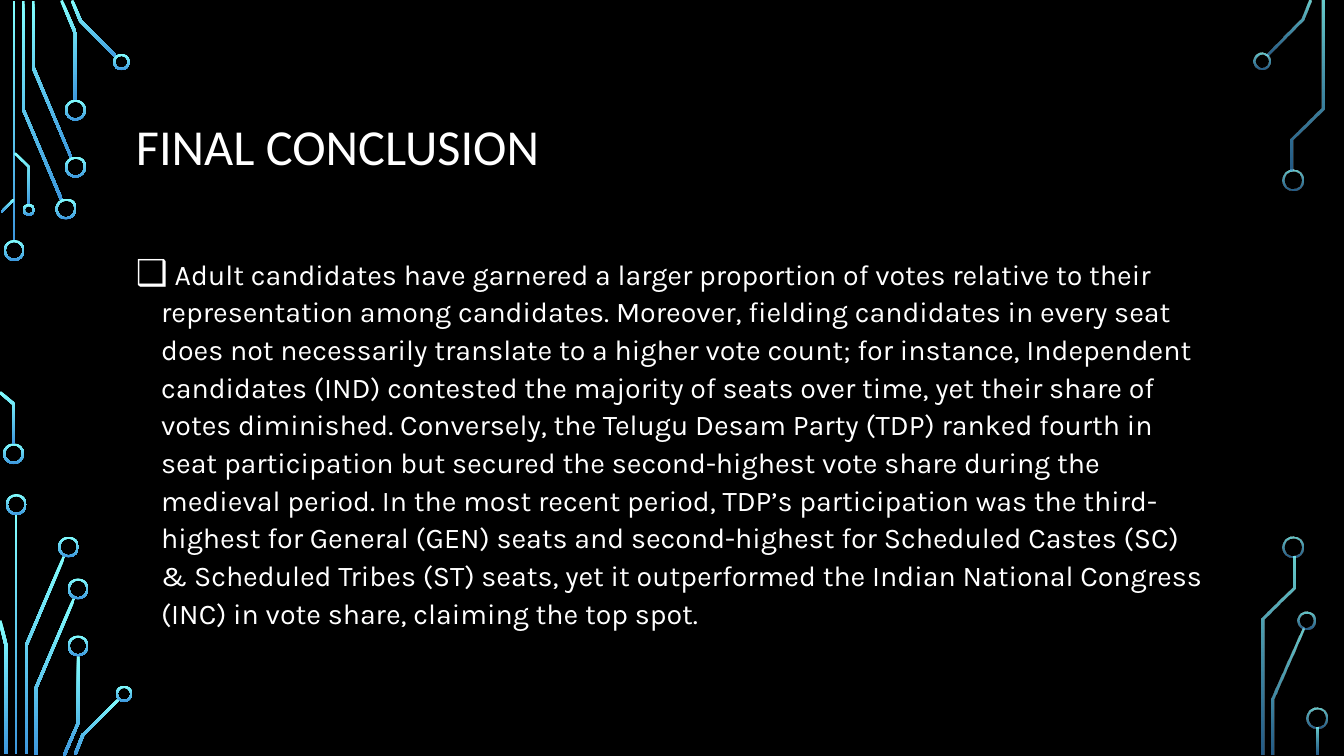
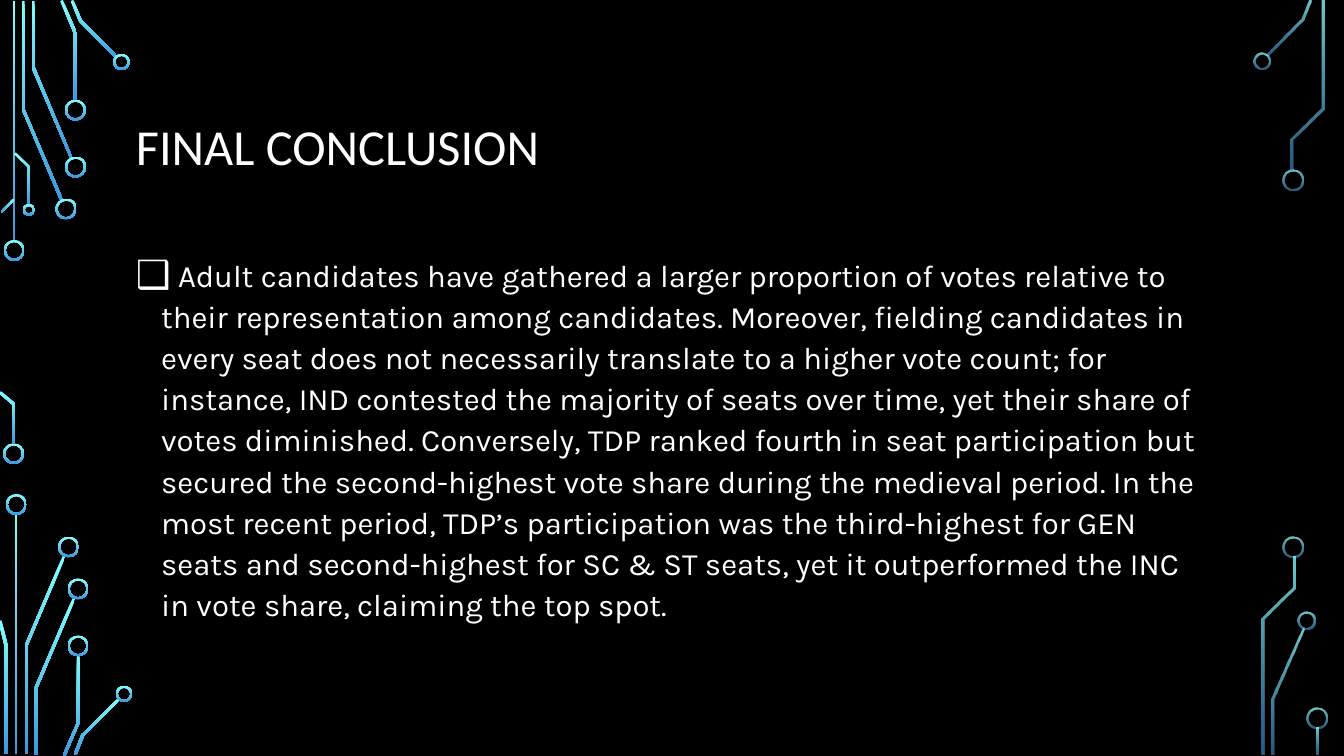
Before and after one commit to Skyler-18/Excel-Election_Data_Analysis, a slide deck: slide 5 of Report of Project.pptx. Drawn at 1344x756 pixels with LibreOffice and Linux fonts; fonts in the diff are those of the drawing; background and template pictures are left out. Boxes give left, top, right and bottom in pixels: in the first picture for what was removed or moved away, otherwise in the second. Text is boxed around its words. In the diff, an @@ line names an element or a change of style, - is before the commit and + after.

```diff
--- a/Report of Project.pptx
+++ b/Report of Project.pptx
@@ text at [161,265,1195,623]: text changed; size 20.4 to 22.2 pt @@
-❑ Adult candidates have garnered a larger proportion of votes relative to their representation among candidates. Moreover, fielding candidates in every seat does not necessarily translate to a higher vote count; for instance, Independent candidates (IND) contested the majority of seats over time, yet their share of votes diminished. Conversely, the Telugu Desam Party (TDP) ranked fourth in seat participation but secured the second-highest vote share during the medieval period. In the most recent period, TDP’s participation was the third-highest for General (GEN) seats and second-highest for Scheduled Castes (SC) & Scheduled Tribes (ST) seats, yet it outperformed the Indian National Congress (INC) in vote share, claiming the top spot.
+❑ Adult candidates have gathered a larger proportion of votes relative to their representation among candidates. Moreover, fielding candidates in every seat does not necessarily translate to a higher vote count; for instance, IND contested the majority of seats over time, yet their share of votes diminished. Conversely, TDP ranked fourth in seat participation but secured the second-highest vote share during the medieval period. In the most recent period, TDP’s participation was the third-highest for GEN seats and second-highest for SC & ST seats, yet it outperformed the INC in vote share, claiming the top spot.
```
Also in this commit, not shown: 2 other slides changed.
